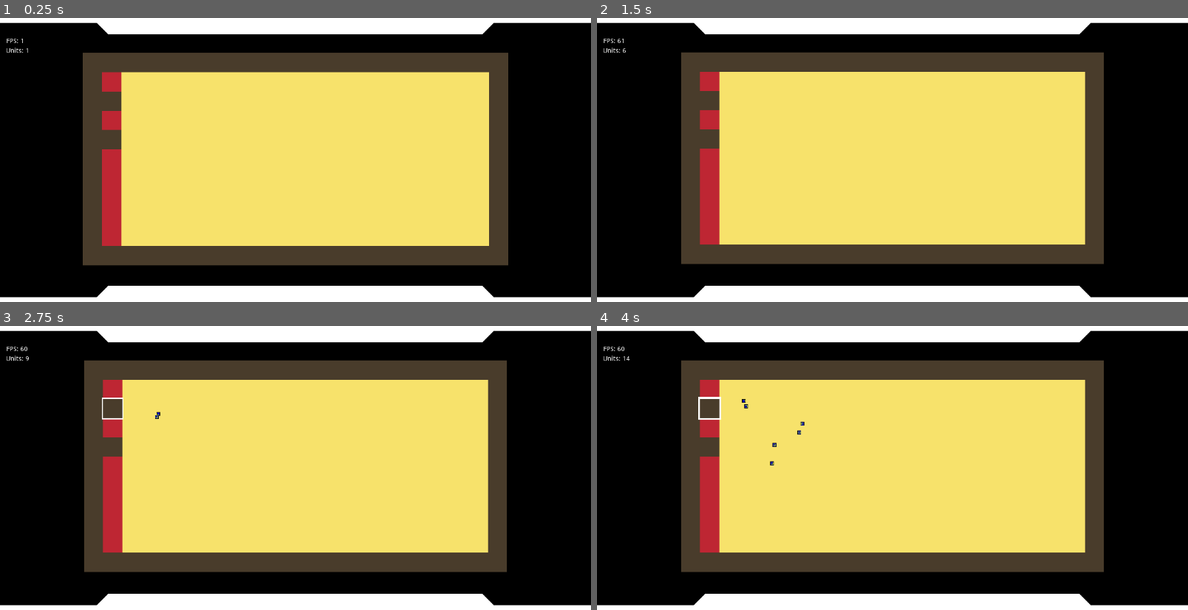
Above: before the commit, frames 1-4 (two rows, left to right).
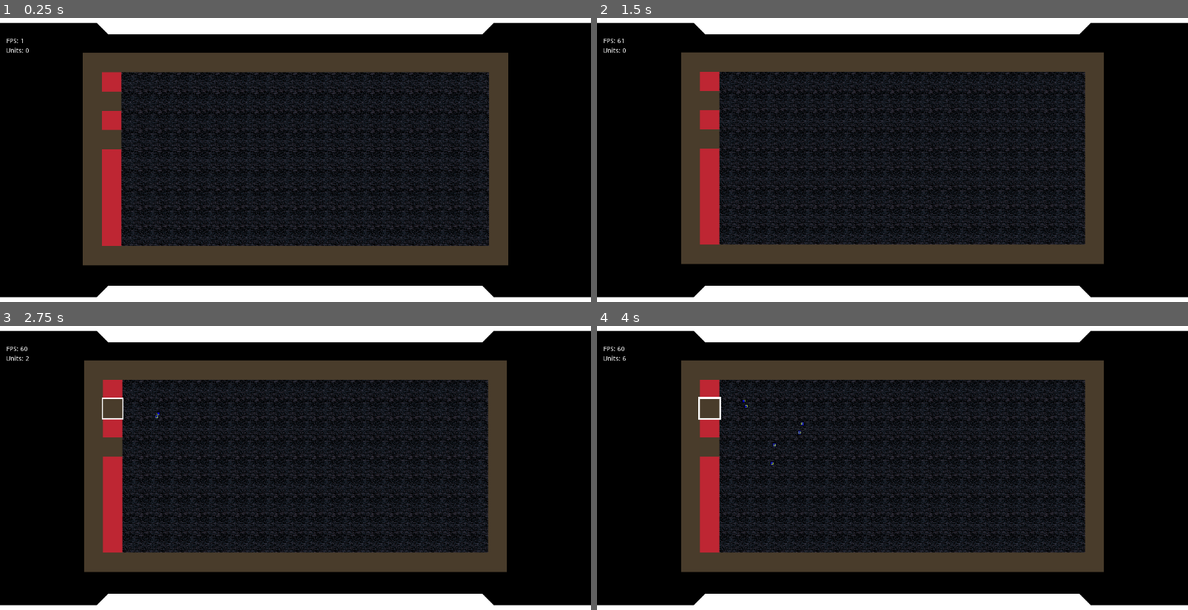
Above: after the commit, the same moments.

Repository: SJPGDD/Displacement
Game: Godot game, scene res://Game/Game.tscn
Same seed, same stepped clock (60 frames per second), same inputs: the game is played once before the commit and once after it.
Inputs (mouse positions are in pixels of both pictures, inside the frame that each line leads up to):
- Up to frame 1 (0.25 s): no input
- Up to frame 2 (1.5 s): click (904, 157) at 0.5 s; click (904, 157) at 1.25 s
- Up to frame 3 (2.75 s): click (112, 408) at 2 s
- Up to frame 4 (4 s): click (709, 448) at 2.75 s; click (709, 408) at 3.5 s

The runs differ from the first frame. In frame 1, 38% of the frame differs, in the area x 4-83%, y 10-81%; in frame 2, 38%; in frame 3, 38%; in frame 4, 38%.

Commit message:
Improved Laser Effect, Fixed some Unit AI Problems

Diff:
--- a/Game/Units/Laser.gd
+++ b/Game/Units/Laser.gd
@@ -1,8 +1,41 @@
-extends Line2D
+extends Particles2D
+
+const TRAVEL_TIME = 0.2
+
+var controller
+var target
+var direction
+var distance
+var time
+var curve_strength
 
 func _process(delta):
-	queue_free()
+	time += delta
+	if time < TRAVEL_TIME:
+		var velocity = Vector2(_dx_dt(), _dy_dt()).rotated(direction) * delta
+		position += velocity
+		rotation = velocity.angle() - PI
+	else:
+		emitting = false
+		if time >= TRAVEL_TIME * 2:
+			queue_free()
 
-func setup(from, to):
-	points[1] = to - from
+func setup(controller, from, to):
+	self.controller = controller
+	if controller == 0:
+		modulate = Color(0, 1, 1)
+	else:
+		modulate = Color(1, 0, 1)
+	position = from
+	target = to
+	direction = (target - position).angle()
+	distance = (target - position).length()
+	time = 0
+	curve_strength = rand_range(2000, -2000)
 	return self
+
+func _dx_dt():
+	return distance / TRAVEL_TIME
+
+func _dy_dt():
+	return TRAVEL_TIME * curve_strength - 2 * curve_strength * time
--- a/Game/Units/Laser.tscn
+++ b/Game/Units/Laser.tscn
@@ -1,14 +1,86 @@
-[gd_scene load_steps=2 format=2]
+[gd_scene load_steps=6 format=2]
 
 [ext_resource path="res://Game/Units/Laser.gd" type="Script" id=1]
 
-[node name="Laser" type="Line2D"]
+[sub_resource type="CanvasItemMaterial" id=7]
 
-points = PoolVector2Array( 0, 0, 0, 0 )
-width = 10.0
-default_color = Color( 1, 0, 0, 1 )
-joint_mode = 2
-sharp_limit = 2.0
-round_precision = 8
+render_priority = 0
+blend_mode = 1
+light_mode = 0
+
+[sub_resource type="Curve" id=4]
+
+min_value = 0.0
+max_value = 1.0
+bake_resolution = 100
+_data = [ Vector2( 0, 1 ), 0.0, 0.0, 0, 0, Vector2( 1, 0 ), 0.0, 0.0, 0, 0 ]
+
+[sub_resource type="CurveTexture" id=5]
+
+flags = 4
+width = 32
+curve = SubResource( 4 )
+
+[sub_resource type="ParticlesMaterial" id=6]
+
+render_priority = 0
+trail_divisor = 1
+emission_shape = 0
+flag_align_y = false
+flag_rotate_y = false
+flag_disable_z = true
+spread = 0.0
+flatness = 1.0
+gravity = Vector3( 0, 0, 0 )
+initial_velocity = 100.0
+initial_velocity_random = 1.0
+angular_velocity = 5.38099e-43
+angular_velocity_random = 0.0
+orbit_velocity = 0.0
+orbit_velocity_random = 0.0
+linear_accel = 0.0
+linear_accel_random = 0.0
+radial_accel = 0.0
+radial_accel_random = 0.0
+tangential_accel = 0.0
+tangential_accel_random = 0.0
+damping = 0.0
+damping_random = 0.0
+angle = 0.0
+angle_random = 0.0
+scale = 3.0
+scale_random = 0.0
+scale_curve = SubResource( 5 )
+color = Color( 1, 1, 1, 0.0392157 )
+hue_variation = 0.0
+hue_variation_random = 0.0
+anim_speed = 0.0
+anim_speed_random = 0.0
+anim_offset = 0.0
+anim_offset_random = 0.0
+anim_loop = false
+_sections_unfolded = [ "Angle", "Color", "Emission Shape", "Flags", "Gravity", "Initial Velocity", "Scale", "Spread", "Trail" ]
+
+[node name="Laser" type="Particles2D"]
+
+material = SubResource( 7 )
+emitting = true
+amount = 1000
+lifetime = 0.2
+one_shot = false
+preprocess = 0.0
+speed_scale = 1.0
+explosiveness = 0.0
+randomness = 0.0
+fixed_fps = 0
+fract_delta = true
+visibility_rect = Rect2( -100, -100, 200, 200 )
+local_coords = false
+draw_order = 0
+process_material = SubResource( 6 )
+texture = null
+normal_map = null
+h_frames = 1
+v_frames = 1
 script = ExtResource( 1 )
-_sections_unfolded = [ "Capping" ]
+_sections_unfolded = [ "Capping", "Drawing", "Material", "Process Material", "Textures", "Time", "Transform", "Visibility", "Z Index" ]
--- a/Game/Units/Unit.gd
+++ b/Game/Units/Unit.gd
@@ -24,6 +24,8 @@
 export(ControllerType) var controller
 export(Vector2) var direction
 
+onready var extras = $"../../Extras"
+
 var health = 0
 var unit_state = UnitState.MARCHING
 var cooldown_timer = 0
@@ -36,9 +38,10 @@
 	health = starting_health
 
 func _process(delta):
-	_refresh_target_unit()
-	_execute_AI_state_machine(delta)
-	_check_death()
+	if unit_state != UnitState.DYING:
+		_refresh_target_unit()
+		_execute_AI_state_machine(delta)
+		_check_death()
 
 func take_damage(attack_damage, crit_chance):
 	health -= attack_damage * (1 + int(randf() < crit_chance))
@@ -60,16 +63,20 @@
 	for unit in target_units:
 		if _range(unit) < _range(target_unit):
 			target_unit = unit
+	if _invalid_target(target_unit):
+		unit_state = UnitState.MARCHING
 
 func _execute_AI_state_machine(delta):
 	match unit_state:
 		UnitState.MARCHING: _march(delta)
 		UnitState.SEEKING: _seek()
 		UnitState.ATTACKING: _attack(delta)
-		UnitState.DYING: queue_free()
+		UnitState.DYING: pass
 
 func _check_death():
-	if health <= 0: unit_state = UnitState.DYING
+	if health <= 0 and unit_state != UnitState.DYING:
+		unit_state = UnitState.DYING
+		$DeathAnimation.play("Death")
 
 func _march(delta):
 	var collision = move_and_collide(direction * movement_speed * delta)
@@ -89,7 +96,7 @@
 	if cooldown_timer <= 0:
 		cooldown_timer = attack_cooldown
 		target_unit.take_damage(attack_damage, crit_chance)
-		add_child(Laser.instance().setup(position, target_unit.position))
+		extras.add_child(Laser.instance().setup(controller, position, target_unit.position))
 
 func _spotted_opposing_unit(unit):
 	target_units.append(unit)
@@ -104,5 +111,8 @@
 	return (unit.position - position).normalized()
 
 func _range(unit):
-	if unit == null or !weakref(unit).get_ref(): return INF
+	if _invalid_target(unit): return INF
 	return position.distance_to(unit.position)
+
+func _invalid_target(unit):
+	return unit == null or !weakref(unit).get_ref() or !unit.is_in_group("Unit") or unit.unit_state == UnitState.DYING
--- a/Game/Units/Unit.tscn
+++ b/Game/Units/Unit.tscn
@@ -1,33 +1,68 @@
-[gd_scene load_steps=6 format=2]
+[gd_scene load_steps=7 format=2]
 
 [ext_resource path="res://Game/Units/Unit.gd" type="Script" id=1]
 [ext_resource path="res://Game/Units/PlayerUnitColor.tres" type="Material" id=2]
 [ext_resource path="res://Game/Units/UnitTextures/Debug.png" type="Texture" id=3]
 
-[sub_resource type="RectangleShape2D" id=3]
+[sub_resource type="RectangleShape2D" id=1]
 
 custom_solver_bias = 0.0
 extents = Vector2( 5, 5 )
 
-[sub_resource type="CircleShape2D" id=4]
+[sub_resource type="CircleShape2D" id=2]
 
 custom_solver_bias = 0.0
-radius = 150.0
+radius = 250.0
 
-[node name="Unit" type="KinematicBody2D" index="0"]
+[sub_resource type="Animation" id=3]
+
+resource_name = "Death"
+length = 0.2
+loop = false
+step = 0.1
+tracks/0/type = "value"
+tracks/0/path = NodePath(".:modulate")
+tracks/0/interp = 1
+tracks/0/loop_wrap = true
+tracks/0/imported = false
+tracks/0/enabled = true
+tracks/0/keys = {
+"times": PoolRealArray( 0, 0.2 ),
+"transitions": PoolRealArray( 1, 1 ),
+"update": 0,
+"values": [ Color( 1, 1, 1, 1 ), Color( 1, 1, 1, 0 ) ]
+}
+tracks/1/type = "method"
+tracks/1/path = NodePath(".")
+tracks/1/interp = 1
+tracks/1/loop_wrap = true
+tracks/1/imported = false
+tracks/1/enabled = true
+tracks/1/keys = {
+"times": PoolRealArray( 0.2 ),
+"transitions": PoolRealArray( 1 ),
+"values": [ {
+"args": [  ],
+"method": "queue_free"
+} ]
+}
+
+[node name="Unit" type="KinematicBody2D" index="0" groups=[
+"Unit",
+]]
 
 input_pickable = false
 collision_layer = 0
 collision_mask = 7
 collision/safe_margin = 0.08
 script = ExtResource( 1 )
-_sections_unfolded = [ "Collision", "Material", "collision" ]
+_sections_unfolded = [ "Collision", "Visibility", "collision" ]
 starting_health = 100
 movement_speed = 100
-attack_range = 50
+attack_range = 150
 attack_cooldown = 0.2
 attack_damage = 10
-crit_chance = 0.25
+crit_chance = 0.1
 spawn_time = 5
 spawn_count = 5
 sight_range = 150
@@ -59,8 +94,18 @@
 
 [node name="Collider" type="CollisionShape2D" parent="SightRadius" index="0"]
 
-shape = SubResource( 4 )
+shape = SubResource( 2 )
 _sections_unfolded = [ "Transform" ]
+
+[node name="DeathAnimation" type="AnimationPlayer" parent="." index="3"]
+
+root_node = NodePath("..")
+autoplay = ""
+playback_process_mode = 1
+playback_default_blend_time = 0.0
+playback_speed = 1.0
+anims/Death = SubResource( 3 )
+blend_times = [  ]
 
 [connection signal="body_entered" from="SightRadius" to="." method="_spotted_opposing_unit"]
 
--- a/Game/World/Terrain/EnemyUnitsSpawner.gd
+++ b/Game/World/Terrain/EnemyUnitsSpawner.gd
@@ -5,12 +5,13 @@
 export(PoolStringArray) var spawns_units
 
 onready var spawnable_units = _load_units()
+onready var extras = $"../Extras"
 
 func _process(delta):
 	if randf() < 0.02:
-		var helper = SpawningHelper.new(spawnable_units[0], 1, Vector2(-1, 0).rotated(rand_range(-.5, .5)))
+		var helper = SpawningHelper.new(spawnable_units[0], 1, self, Vector2(-1, 0).rotated(rand_range(-.5, .5)))
 		helper.position = Vector2(500, rand_range(-200, 200))
-		add_child(helper)
+		extras.add_child(helper)
 
 func _load_units():
 	var units = []
--- a/Game/World/Terrain/SpawningHelper.gd
+++ b/Game/World/Terrain/SpawningHelper.gd
@@ -7,14 +7,16 @@
 var num_to_spawn
 var controller
 var direction
+var parent
 
 func _process(delta):
 	_run_spawner_timer(delta)
 
-func _init(unit_type, controller, direction):
+func _init(unit_type, controller, parent, direction):
 	self.unit_type = unit_type
 	_parse_template_unit()
 	self.controller = controller
+	self.parent = parent
 	self.direction = direction
 
 func _run_spawner_timer(delta):
@@ -30,7 +32,7 @@
 	unit.position = position
 	unit.controller = controller
 	unit.direction = direction
-	get_parent().add_child(unit)
+	parent.add_child(unit)
 	num_to_spawn -= 1
 
 func _parse_template_unit():
--- a/Game/World/Terrain/Terrain.tscn
+++ b/Game/World/Terrain/Terrain.tscn
@@ -79,17 +79,19 @@
 margin_bottom = 0.0
 spawns_units = PoolStringArray( "Unit" )
 
-[node name="PlayerUnits" type="Node2D" parent="." index="1"]
+[node name="Extras" type="Node2D" parent="." index="1"]
+
+[node name="PlayerUnits" type="Node2D" parent="." index="2"]
 
 _sections_unfolded = [ "Material", "Transform", "Visibility", "Z Index" ]
 
-[node name="EnemyUnits" type="Node2D" parent="." index="2"]
+[node name="EnemyUnits" type="Node2D" parent="." index="3"]
 
 script = ExtResource( 4 )
 _sections_unfolded = [ "Transform", "Z Index" ]
 spawns_units = PoolStringArray( "Unit" )
 
-[node name="MovementController" type="TextureButton" parent="." index="3"]
+[node name="MovementController" type="TextureButton" parent="." index="4"]
 
 anchor_left = 0.0
 anchor_top = 0.0
@@ -139,7 +141,7 @@
 editor_draw_drag_margin = false
 _sections_unfolded = [ "Drag Margin", "Limit", "Smoothing", "Transform" ]
 
-[node name="SelectionController" type="Polygon2D" parent="." index="4"]
+[node name="SelectionController" type="Polygon2D" parent="." index="5"]
 
 visible = false
 material = SubResource( 1 )
Not shown: 1 places in Game/Units/Unit.tscn that only renumber resources
Binary file changed: Game/World/Terrain/Tiles/TerrainOpenTile.png
Not shown, changed: Game/World/Terrain/Tiles/TerrainOpenTile.png.import
